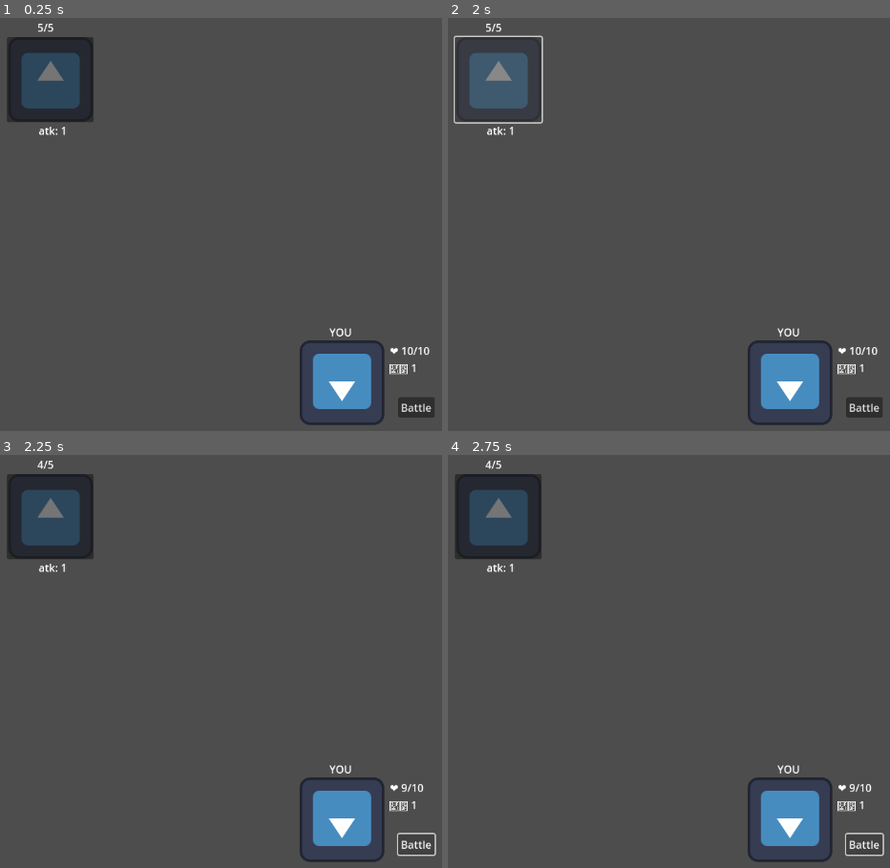
Above: before the commit, frames 1-4 (two rows, left to right).
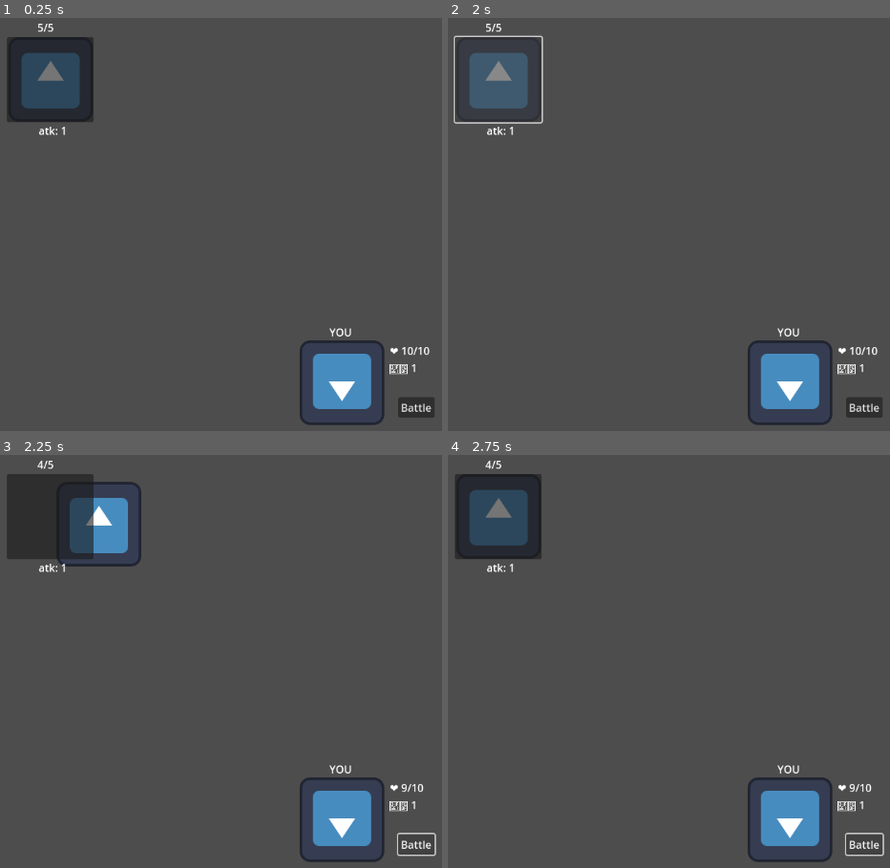
Above: after the commit, the same moments.

Repository: alex-mike-mark-again/godot-combat
Game: Godot game, scene res://main.tscn
Same seed, same stepped clock (60 frames per second), same inputs: the game is played once before the commit and once after it. The engine's default icon, where the game draws it, is replaced by a stand-in: a white triangle on a blue panel in a dark square.
Inputs (mouse positions are in pixels of both pictures, inside the frame that each line leads up to):
- Up to frame 1 (0.25 s): no input
- Up to frame 2 (2 s): click "Battle" at 0.5 s; click (496, 79) at 1.25 s
- Up to frame 3 (2.25 s): click "Battle" at 2 s
- Up to frame 4 (2.75 s): no input

Frames 1-2 are identical in both runs. In frame 3, 3.3% of the frame differs, in the area x 4-32%, y 6-28%; in frame 4, nothing differs.

Commit message:
adds buffing on death mechanics

Diff:
--- a/battle_manager.gd
+++ b/battle_manager.gd
@@ -10,41 +10,39 @@
 	"res://troops/one_dude.tscn",
 	"res://troops/three_dudes.tscn",
 ]
-# Called when the node enters the scene tree for the first time.
+
 func _ready():
 	load_next_battle()
 	player = get_node("Player")
 
 func on_select(e):
 	selected = e
-	print(e.name+" selected")
 
 func _on_go_button_pressed():
 	if !selected:
-		print("nothing seleted")
 		return
 
 	_battle()
 
 func _battle():
-	print("starting battle")
 	selected.take_damage(player.atk)
 	selected = null
 
 	for enemy in enemies:
-		player.take_damage(enemy.atk)
+		if !enemy.dead:
+			player.take_damage(enemy.atk)
 
 	if player.dead:
-		print("You're dead")
 		get_node("GoButton").hide()
 
 	for enemy in enemies:
 		if !enemy.dead:
-			print(enemy.name+" still up")
 			return
 
-	print("enemies busted")
 	load_next_battle()
+
+func on_enemy_killed(e):
+	player.apply_buff(e.buff)
 
 func load_next_battle():
 	if currentTroop:
@@ -57,6 +55,5 @@
 		enemies = currentTroop.get_children()
 		for enemy in enemies:
 			enemy.selected.connect(on_select)
+			enemy.died.connect(on_enemy_killed)
 		battleCount+=1
-	else:
-		print("No more battles!")
--- a/battler.gd
+++ b/battler.gd
@@ -1,3 +1,7 @@
+# some kind of Stats class would be nice.
+# would be able to just like. define a block,
+# the battler has it. the buff has it. yeah
+
 extends Node2D
 class_name Battler
 
@@ -24,3 +28,6 @@
 # pseudo virtual function
 func _update_displays():
 	pass
+
+func apply_buff(buff: Buff):
+	pass
--- /dev/null
+++ b/buff.gd
@@ -0,0 +1,11 @@
+extends Node
+class_name Buff
+
+@export var atk = 0
+@export var mhp = 0
+@export var hp = 0
+
+func _init(a,b,c):
+	self.atk = a
+	self.mhp = b
+	self.hp = c
--- a/enemy.gd
+++ b/enemy.gd
@@ -3,12 +3,19 @@
 
 signal selected
 
+@export_group("Buffs")
+@export var buff_atk: int
+@export var buff_mhp: int
+@export var buff_hp: int
+
+var buff
 var hpLabel
 var atkLabel
 var animationPlayer
 
 func _ready():
 	super._ready()
+	buff = Buff.new(buff_atk, buff_mhp, buff_hp)
 	hpLabel = get_node("HP Label")
 	atkLabel = get_node("ATK Label")
 	animationPlayer = get_node("Sprite2D/AnimationPlayer")
@@ -25,3 +32,7 @@
 func _update_displays():
 	hpLabel.text = str(hp)+"/"+str(mhp)
 	atkLabel.text = "atk: "+str(atk)
+
+func take_damage(damage: int):
+	super.take_damage(damage)
+	animationPlayer.play("damage")
--- a/enemy.tscn
+++ b/enemy.tscn
@@ -1,7 +1,8 @@
-[gd_scene load_steps=6 format=3 uid="uid://d15w3qccq2gc8"]
+[gd_scene load_steps=7 format=3 uid="uid://d15w3qccq2gc8"]
 
 [ext_resource type="Script" path="res://enemy.gd" id="1_272ex"]
 [ext_resource type="Texture2D" uid="uid://djvdh44acre7u" path="res://icon.svg" id="2_pu05i"]
+[ext_resource type="Script" path="res://buff.gd" id="3_nstv4"]
 
 [sub_resource type="Animation" id="Animation_emtrv"]
 length = 0.001
@@ -32,7 +33,6 @@
 [node name="Enemy" type="Node2D"]
 position = Vector2(589, 343)
 script = ExtResource("1_272ex")
-mhp = 2
 
 [node name="Sprite2D" type="Sprite2D" parent="."]
 texture = ExtResource("2_pu05i")
@@ -62,4 +62,7 @@
 offset_right = 22.0
 offset_bottom = 89.0
 
+[node name="Buff" type="Node" parent="."]
+script = ExtResource("3_nstv4")
+
 [connection signal="pressed" from="Selector" to="." method="_on_selector_pressed"]
--- a/player.gd
+++ b/player.gd
@@ -10,3 +10,10 @@
 
 func _update_displays():
 	stats.text = "❤️ "+str(hp)+"/"+str(mhp)+"\n🗡️ "+str(atk)
+
+func apply_buff(buff: Buff):
+	atk += buff.atk
+	mhp += buff.mhp
+	hp += buff.mhp
+	hp = min(hp+buff.hp,mhp)
+	_update_displays()
--- a/troops/one_dude.tscn
+++ b/troops/one_dude.tscn
@@ -8,4 +8,6 @@
 
 [node name="Enemy" parent="." instance=ExtResource("1_8fuw3")]
 position = Vector2(0, 0)
+buff_atk = 1
+buff_hp = 2
 mhp = 5
--- a/troops/three_dudes.tscn
+++ b/troops/three_dudes.tscn
@@ -8,9 +8,12 @@
 
 [node name="Enemy" parent="." instance=ExtResource("1_av0fu")]
 position = Vector2(0, 0)
+mhp = 2
 
 [node name="Enemy2" parent="." instance=ExtResource("1_av0fu")]
 position = Vector2(200, 0)
+mhp = 2
 
 [node name="Enemy3" parent="." instance=ExtResource("1_av0fu")]
 position = Vector2(400, 0)
+mhp = 2
--- /dev/null
+++ b/troops/two_dudes.tscn
@@ -0,0 +1,15 @@
+[gd_scene load_steps=3 format=3 uid="uid://8tcj54vwhbxt"]
+
+[ext_resource type="Script" path="res://troops/troop.gd" id="1_6p5uw"]
+[ext_resource type="PackedScene" uid="uid://d15w3qccq2gc8" path="res://enemy.tscn" id="2_d7oc4"]
+
+[node name="Troop" type="Node2D"]
+script = ExtResource("1_6p5uw")
+
+[node name="Enemy" parent="." instance=ExtResource("2_d7oc4")]
+mhp = 10
+
+[node name="Enemy2" parent="." instance=ExtResource("2_d7oc4")]
+position = Vector2(1178, 686)
+mhp = 1
+atk = 10
